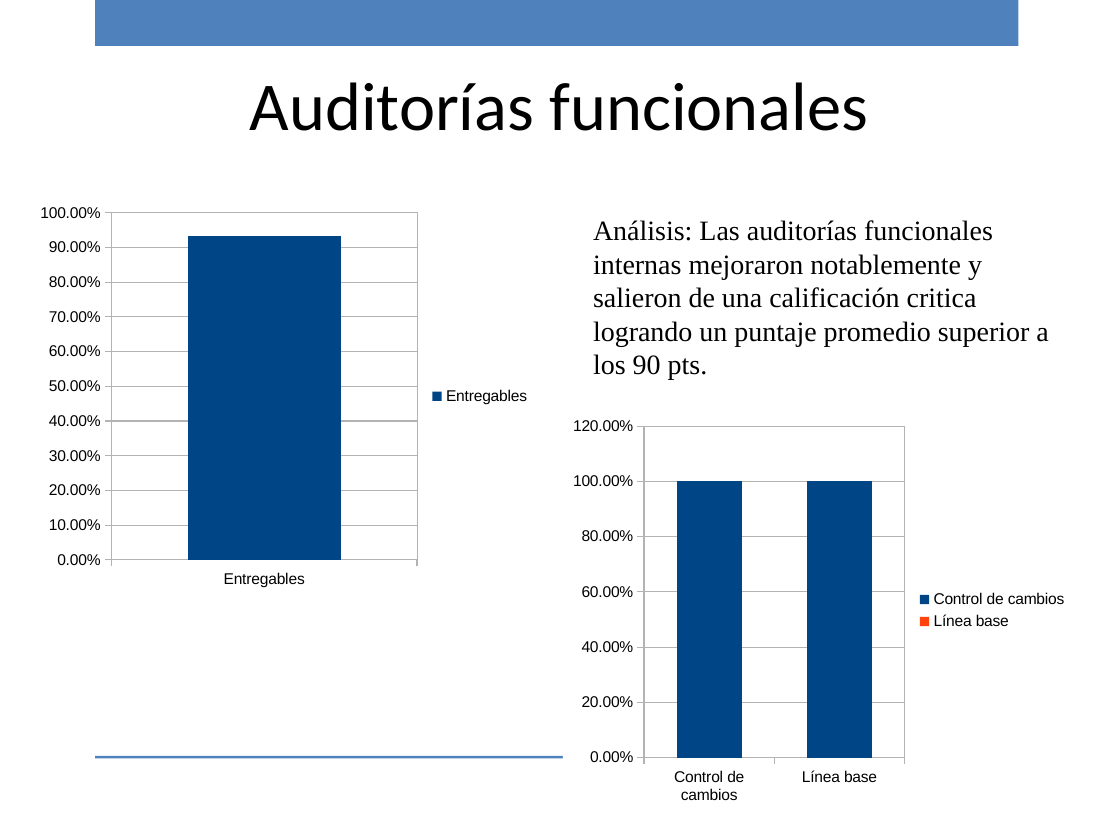
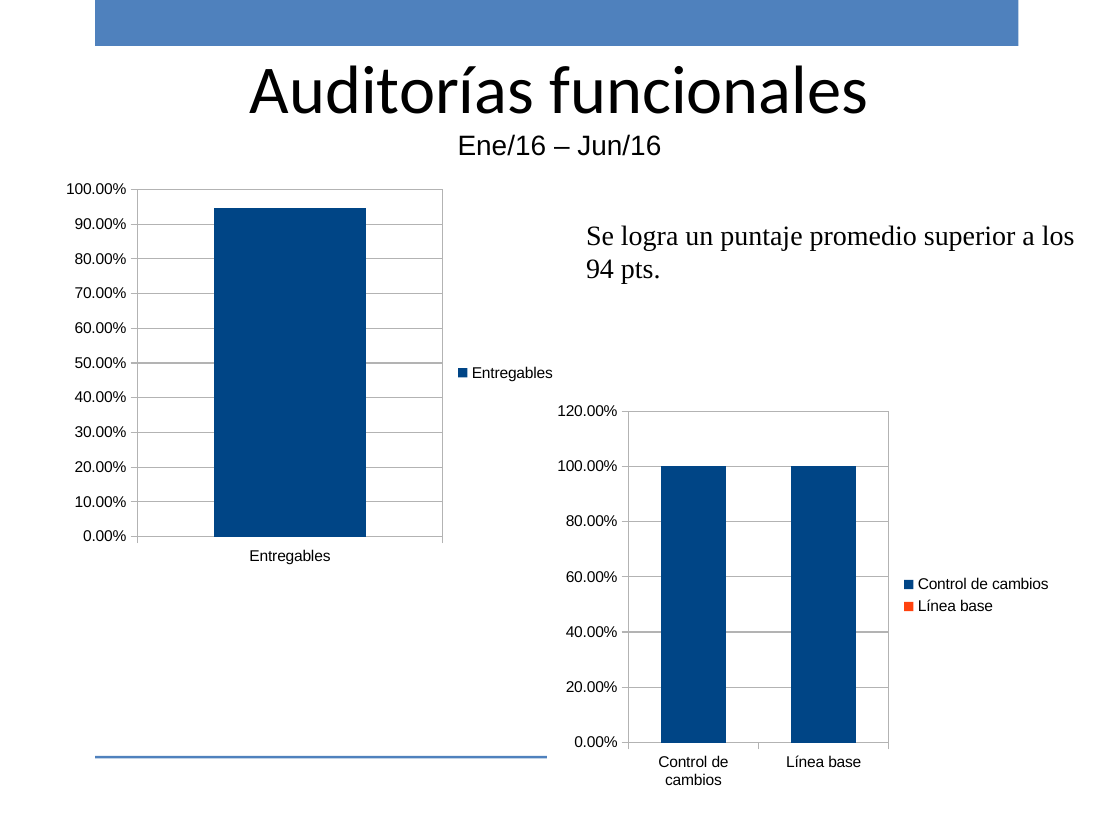
Before and after one commit to ricardo-novelasos/SOSQTP, a slide deck: slide 11 of Proyectos/2016/Métricas y monitoreo/Reporte_monitoreo_2016.pptx. Drawn at 1120x840 pixels with LibreOffice and Linux fonts; fonts in the diff are those of the drawing; background and template pictures are left out. Boxes give left, top, right and bottom in pixels: in the first picture for what was removed or moved away, otherwise in the second. Text is boxed around its words. In the diff, an @@ line names an element or a change of style, - is before the commit and + after.

```diff
--- a/Proyectos/2016/Métricas y monitoreo/Reporte_monitoreo_2016.pptx
+++ b/Proyectos/2016/Métricas y monitoreo/Reporte_monitoreo_2016.pptx
@@ text at <box>458,134,661,156</box>: paragraph added @@
+Ene/16 – Jun/16
@@ column chart at <box>56,172,567,573</box> @@
@@ Funcional Ejecución, Entregables: 0.93 to 0.94 @@
@@ column chart: place and size @@
-column chart at <box>30,196,541,597</box>
+column chart at <box>56,172,567,573</box>
@@ text added at <box>586,225,1075,284</box>, 18 pt, text #000000 @@
+Se logra un puntaje promedio superior a los 94 pts.
@@ text removed at <box>593,220,1048,380</box> @@
-Análisis: Las auditorías funcionales internas mejoraron notablemente y salieron de una calificación critica logrando un puntaje promedio superior a los 90 pts.
@@ column chart: place and size @@
-column chart at <box>562,410,1079,812</box>
+column chart at <box>547,394,1063,796</box>
```
Also in this commit, not shown: 18 other slides changed, 2 slides added, 2 slides removed, 2 other files.
